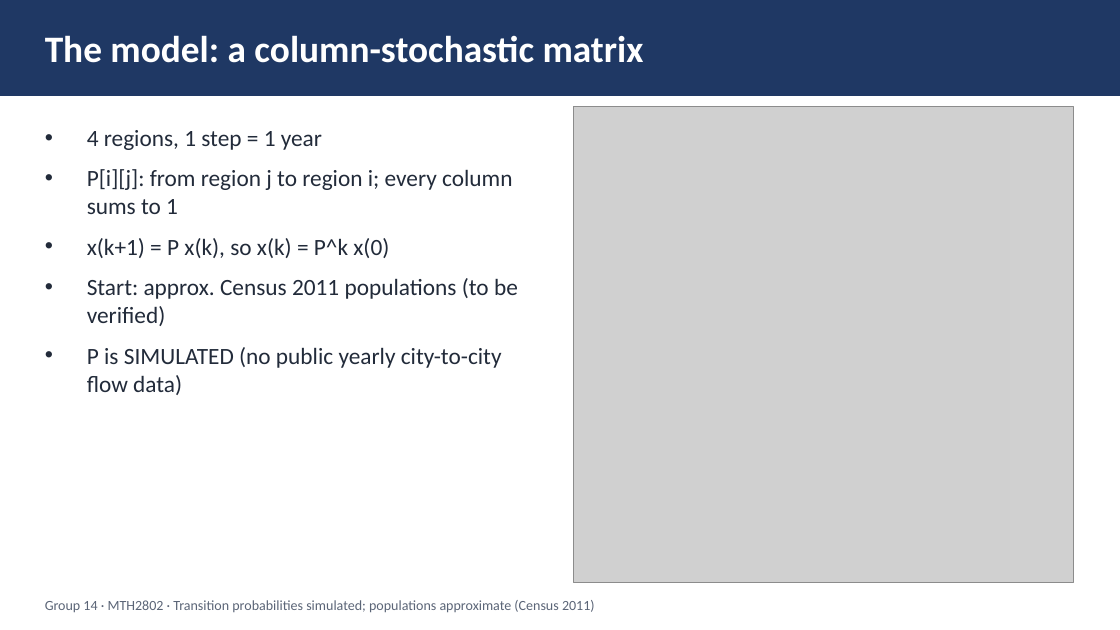
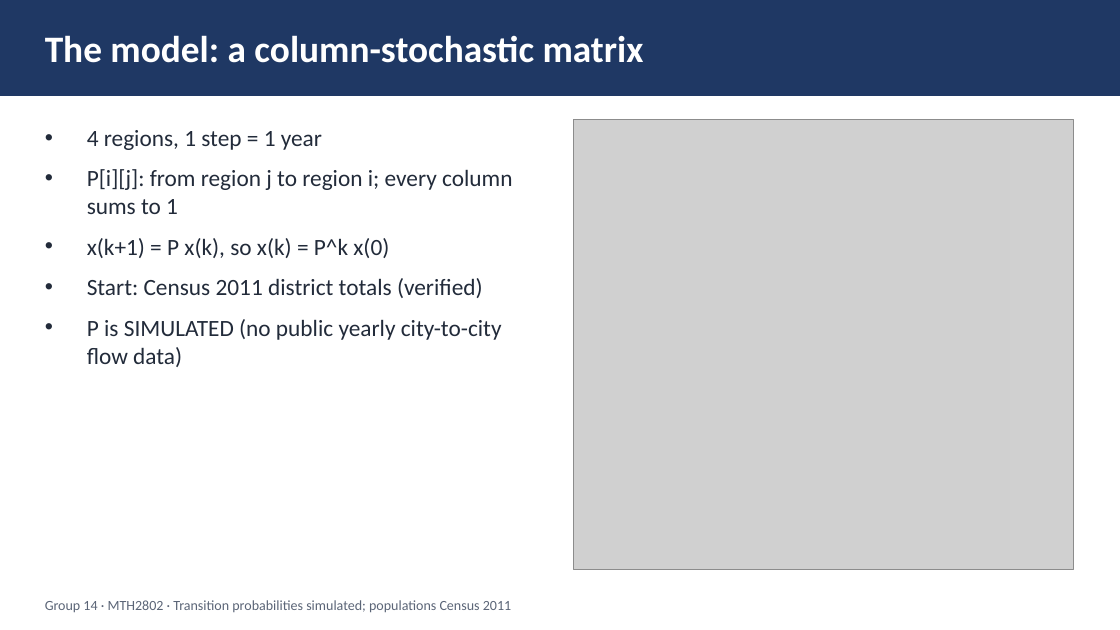
Before and after one commit to CRYPT-hack/population-prediction-, a slide deck: slide 2 of submission/Group14_Slides.pptx. Drawn at 1120x630 pixels with LibreOffice and Linux fonts; fonts in the diff are those of the drawing; grey boxes stand for pictures. Boxes give left, top, right and bottom in pixels: in the first picture for what was removed or moved away, otherwise in the second. Text is boxed around its words. In the diff, an @@ line names an element or a change of style, - is before the commit and + after.

```diff
--- a/submission/Group14_Slides.pptx
+++ b/submission/Group14_Slides.pptx
@@ picture resized from (x1=573, y1=106, x2=1073, y2=582) to (x1=573, y1=120, x2=1073, y2=570) @@
@@ text at (x1=87, y1=278, x2=483, y2=298): text changed @@
-• Start: approx. Census 2011 populations (to be verified)
+• Start: Census 2011 district totals (verified)
@@ text at (x1=45, y1=600, x2=511, y2=613): text changed @@
-Group 14 · MTH2802 · Transition probabilities simulated; populations approximate (Census 2011)
+Group 14 · MTH2802 · Transition probabilities simulated; populations Census 2011
```
Also in this commit, not shown: 5 other slides changed.
